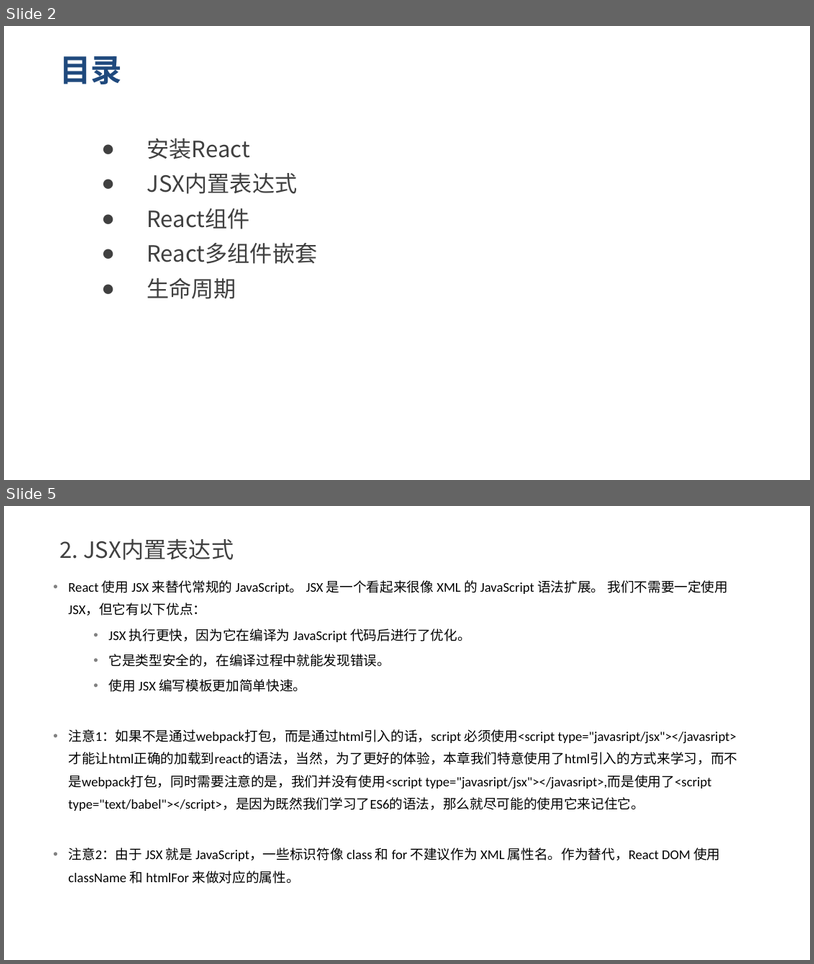
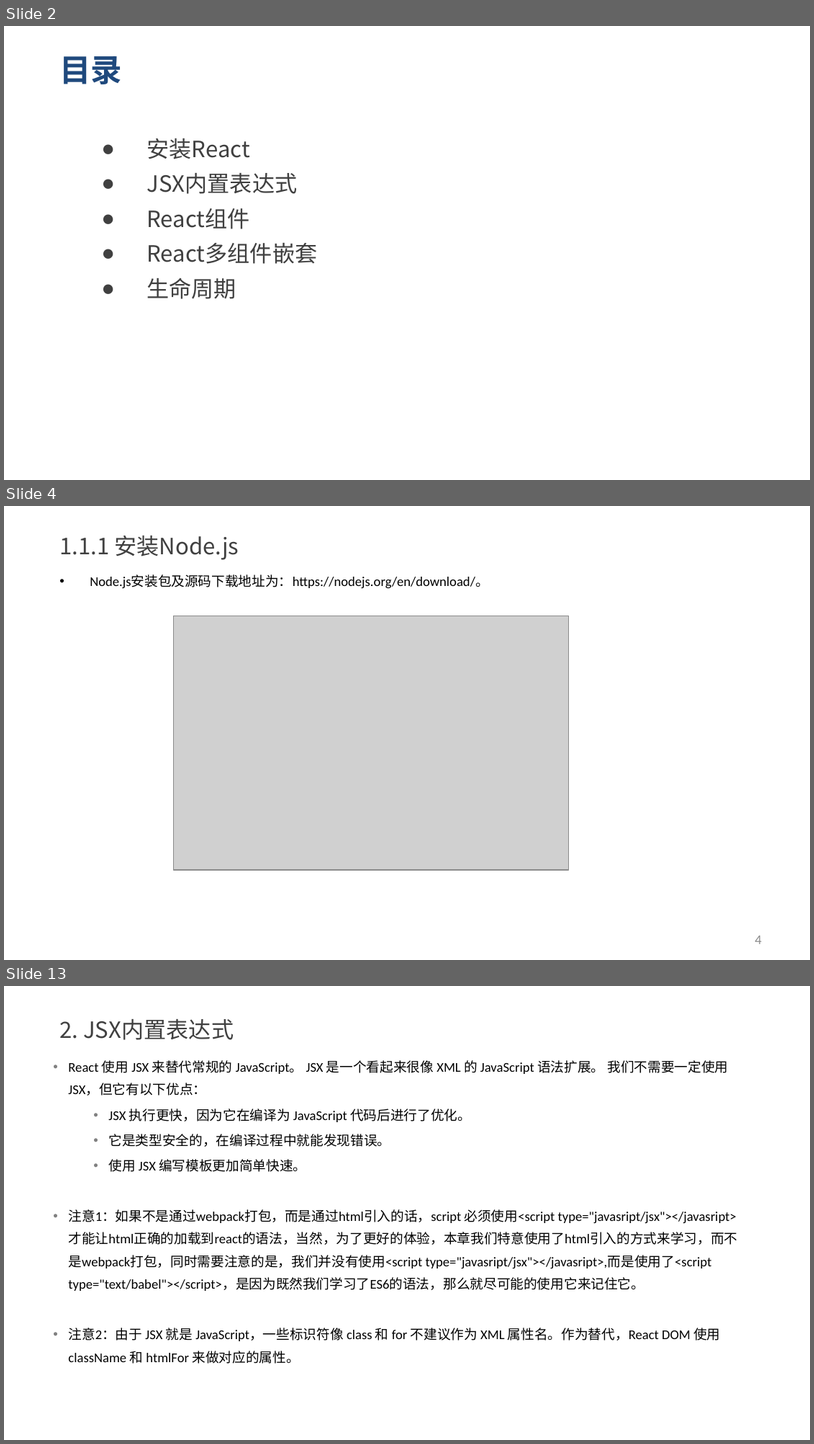
Before and after one commit to yxl2628/reactjs, a slide deck: ppt/01 React基础.pptx. Shown one above the other, each under a label of ours: slides 2 and 5 before the commit, slides 2, 4 and 13 after it; the slides between them are not shown. The pictures are 814x964 and 814x1444 pixels, drawn with LibreOffice and Linux fonts; fonts in the diff are those of the drawing; grey boxes stand for pictures. Boxes give left, top, right and bottom in pixels: in the first picture for what was removed or moved away, otherwise in the second. Text is boxed around its words. In the diff, an @@ line names an element or a change of style, - is before the commit and + after.

```diff
--- a/ppt/01 React基础.pptx
+++ b/ppt/01 React基础.pptx
@@ slide 4 added at (4,506,810,960), background #FFFFFF @@
@@ title added at (59,536,239,560), 20 pt, text #404040 @@
+1.1.1 安装Node.js
@@ text added at (90,574,489,589), 12 pt, text #000000 @@
+• Node.js安装包及源码下载地址为：https://nodejs.org/en/download/。
@@ picture added at (173,615,569,870) @@
@@ page number added at (755,935,761,944), 12 pt, text #8C8C8C @@
+4
@@ what was slide 5 is now slide 13 @@
```
Also in this commit, not shown: 2 slides changed, 7 other slides added.
